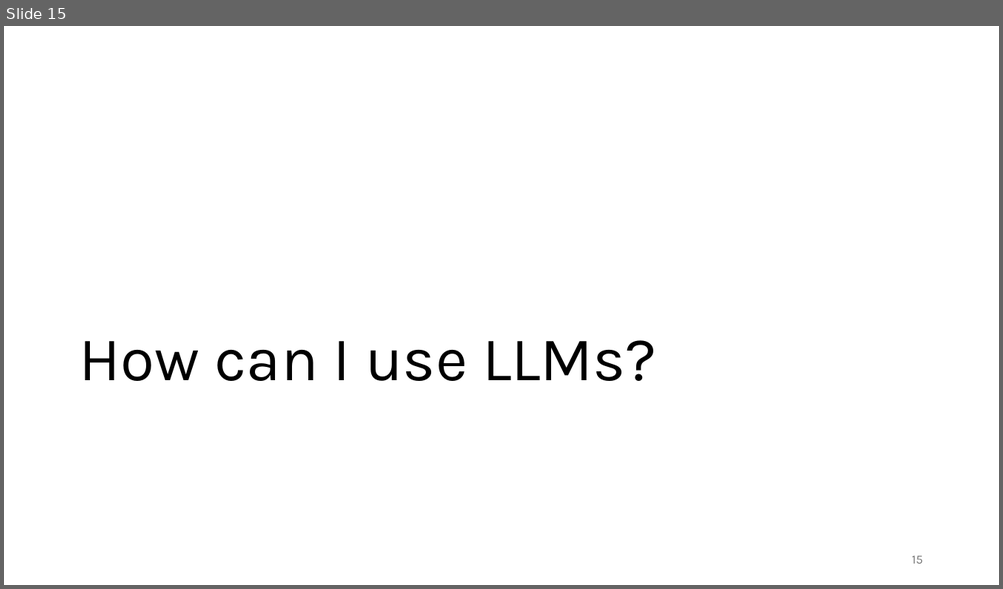
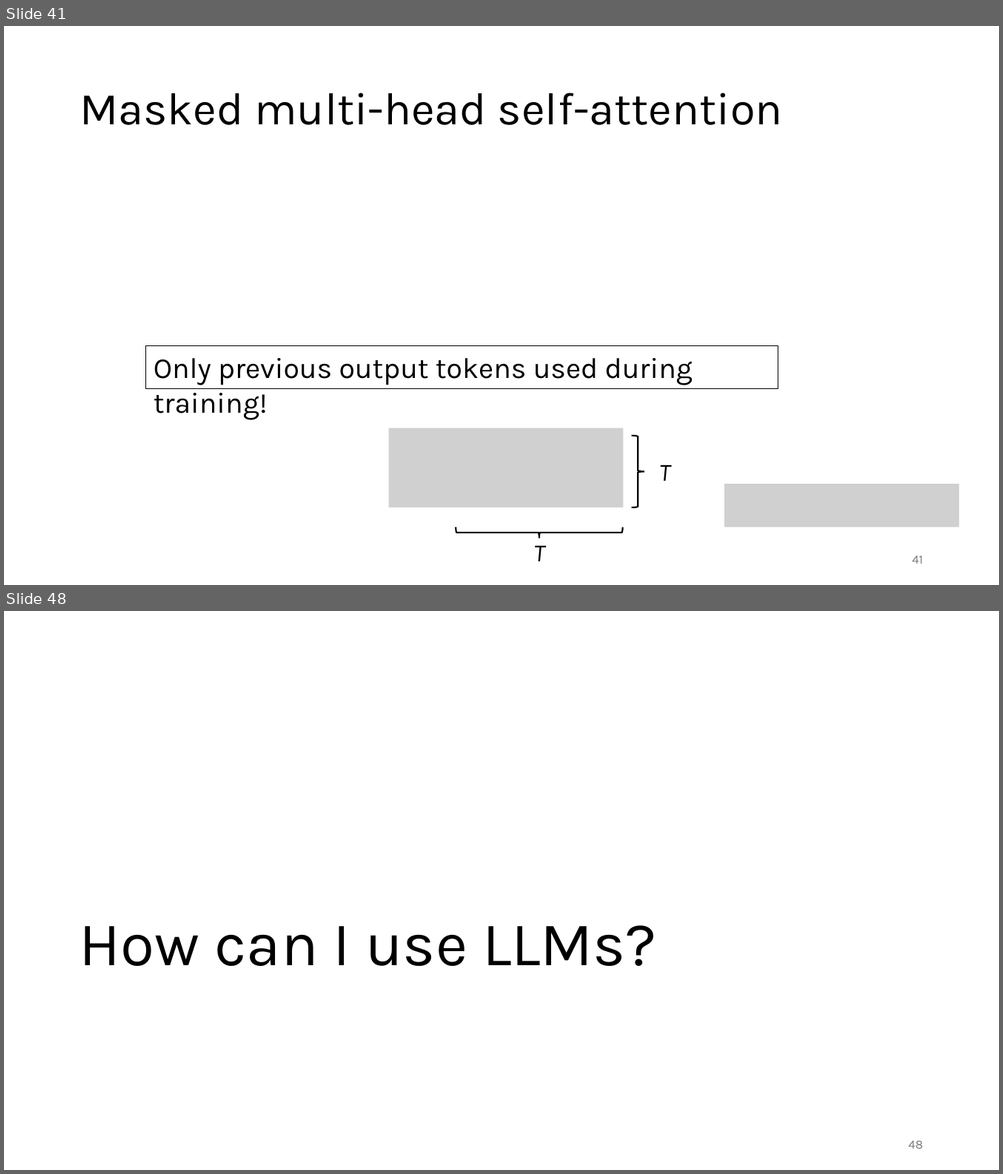
Before and after one commit to gjbex/Deploying-LLMs-locally, a slide deck: local_LLMs.pptx. Shown one above the other, each under a label of ours: slide 15 before the commit, slides 41 and 48 after it; the slides between them are not shown. The pictures are 1003x589 and 1003x1174 pixels, drawn with LibreOffice and Linux fonts; fonts in the diff are those of the drawing; grey boxes stand for pictures. Boxes give left, top, right and bottom in pixels: in the first picture for what was removed or moved away, otherwise in the second. Text is boxed around its words. In the diff, an @@ line names an element or a change of style, - is before the commit and + after.

```diff
--- a/local_LLMs.pptx
+++ b/local_LLMs.pptx
@@ slide 41 added at <box>4,26,999,585</box>, background #FFFFFF @@
@@ title added at <box>79,93,782,125</box>, 44 pt, text #000000 @@
+Masked multi-head self-attention
@@ rectangle added at <box>146,346,778,389</box>, outline #000000 0.75 pt, 28 pt, text #000000 @@
+Only previous output tokens used during training!
@@ picture added at <box>389,428,623,508</box> @@
@@ right brace added at <box>632,436,644,508</box>, outline #000000 1.5 pt @@
@@ text added at <box>659,466,670,481</box>, 24 pt, text #000000, italic @@
+T
@@ picture added at <box>724,484,959,528</box> @@
@@ right brace added at <box>455,528,623,539</box>, outline #000000 1.5 pt @@
@@ text added at <box>533,546,544,562</box>, 24 pt, text #000000, italic @@
+T
@@ page number added at <box>912,556,923,564</box>, 12 pt, text #797979 @@
+41
@@ what was slide 15 is now slide 48 @@
@@ page number at <box>908,1141,923,1149</box>: text changed @@
-15
+48
```
Also in this commit, not shown: 4 slides changed, 33 other slides added, 1 slide removed.
